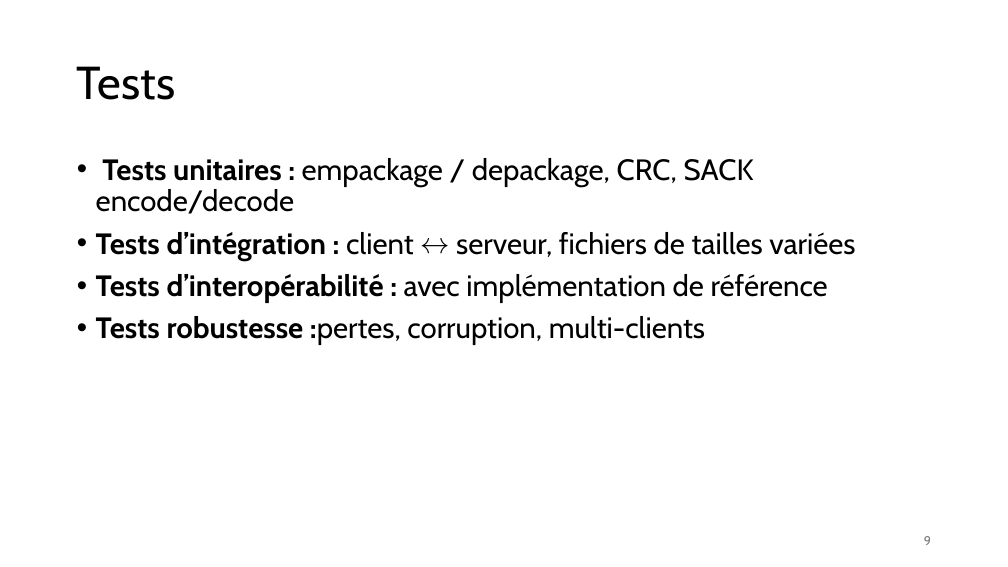
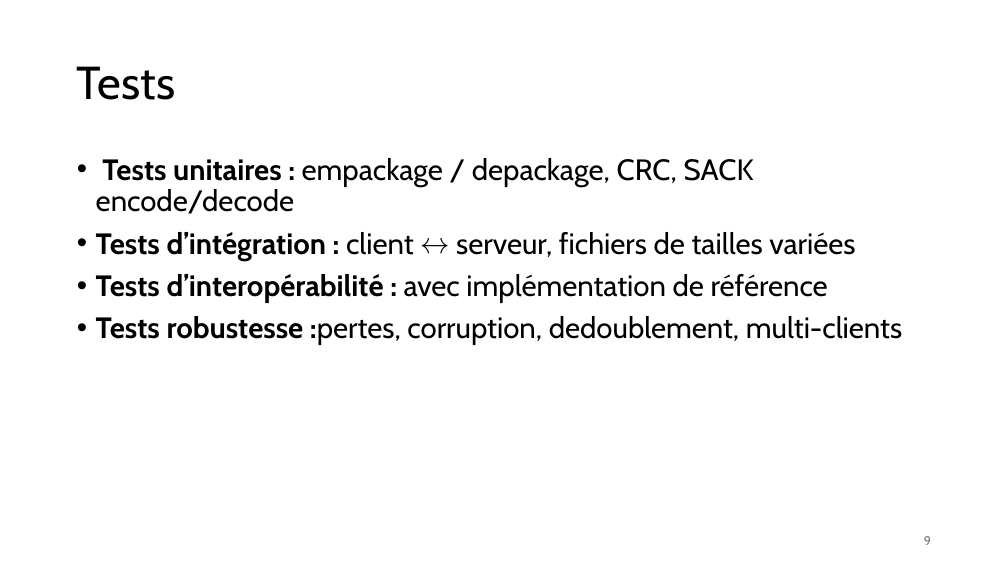
Before and after one commit to Tidyresonnance8/projet1_C-sarBortoluzzi_IsaacYamdjieu_AbdouMbengue, a slide deck: slide 9 of Rapport_projet_SRTP.pptx. Drawn at 1008x567 pixels with LibreOffice and Linux fonts; fonts in the diff are those of the drawing. Boxes give left, top, right and bottom in pixels: in the first picture for what was removed or moved away, otherwise in the second. Text is boxed around its words. In the diff, an @@ line names an element or a change of style, - is before the commit and + after.

Commit message:
dedoublement

```diff
--- a/Rapport_projet_SRTP.pptx
+++ b/Rapport_projet_SRTP.pptx
@@ text at [96, 316, 902, 345]: text changed @@
-• Tests robustesse :pertes, corruption, multi-clients
+• Tests robustesse :pertes, corruption, dedoublement, multi-clients
```
Also in this commit, not shown: 2 other slides changed, 1 slide added, 1 slide removed, 4 other files.
